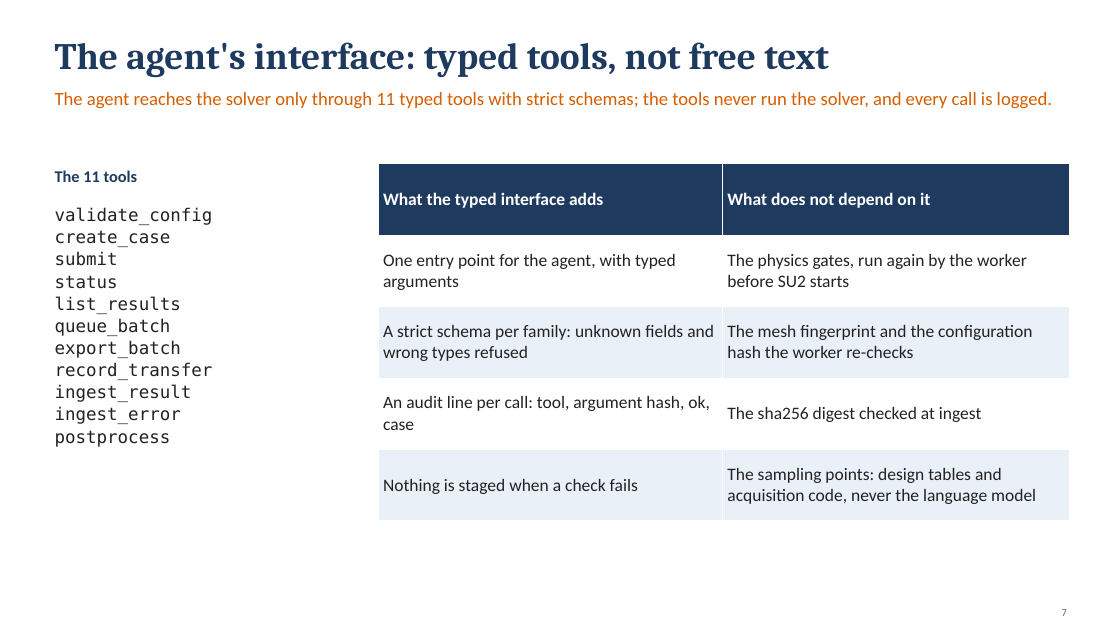
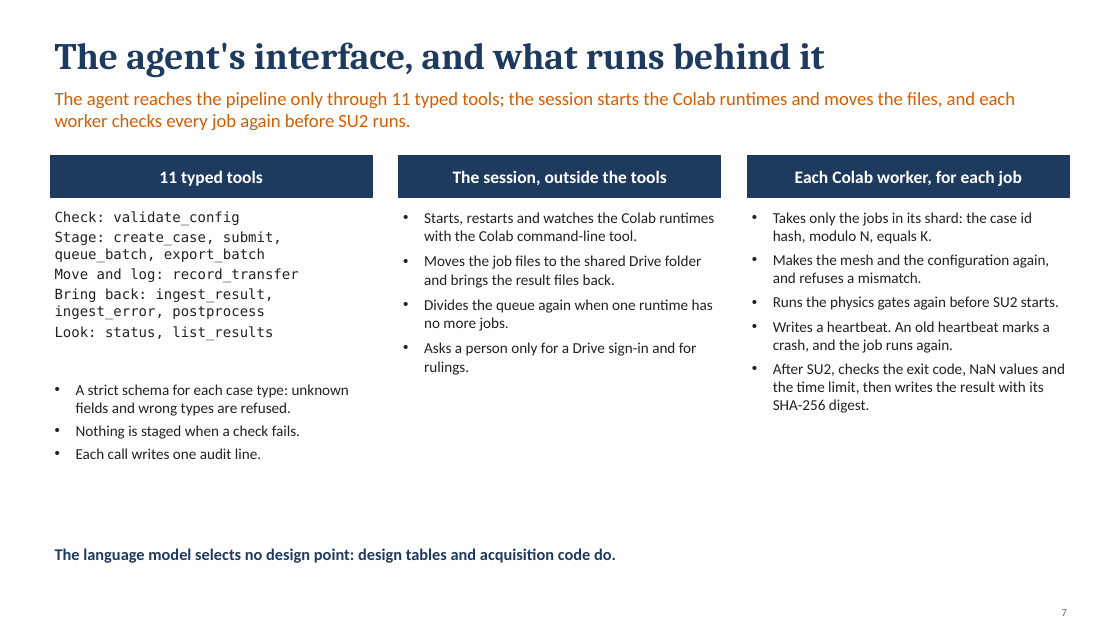
Before and after one commit to emarinhoss/ai-engineering, a slide deck: slide 7 of docs/talk/deck_drone_v3.pptx. Drawn at 1120x630 pixels with LibreOffice and Linux fonts; fonts in the diff are those of the drawing. Boxes give left, top, right and bottom in pixels: in the first picture for what was removed or moved away, otherwise in the second. Text is boxed around its words. In the diff, an @@ line names an element or a change of style, - is before the commit and + after.

```diff
--- a/docs/talk/deck_drone_v3.pptx
+++ b/docs/talk/deck_drone_v3.pptx
@@ title at [55,42,824,77]: text changed @@
-The agent's interface: typed tools, not free text
+The agent's interface, and what runs behind it
@@ text at [55,92,1015,131]: text changed @@
-The agent reaches the solver only through 11 typed tools with strict schemas; the tools never run the solver, and every call is logged.
+The agent reaches the pipeline only through 11 typed tools; the session starts the Colab runtimes and moves the files, and each worker checks every job again before SU2 runs.
@@ rectangle "11 typed tools": place and size @@
-rectangle "11 typed tools" at [55,170,138,182]
+rectangle "11 typed tools" at [50,155,372,197]
@@ rectangle "11 typed tools" at [50,155,372,197]: vertical alignment top to middle; fill none to #1F3A5F; outline none to #1F3A5F 1.25 pt @@
@@ text in rectangle at [159,170,263,186]: text changed; size 14 to 15 pt; text colour #1F3A5F to #FFFFFF @@
-The 11 tools
+11 typed tools
@@ table removed at [378,164,1070,521], 5 rows, 2 columns @@
-What the typed interface adds | What does not depend on it
-One entry point for the agent, with typed arguments | The physics gates, run again by the worker before SU2 starts
-A strict schema per family: unknown fields and wrong types refused | The mesh fingerprint and the configuration hash the worker re-checks
-An audit line per call: tool, argument hash, ok, case | The sha256 digest checked at ingest
-Nothing is staged when a check fails | The sampling points: design tables and acquisition code, never the language model
@@ rectangle added at [399,155,721,197], fill #1F3A5F, outline #1F3A5F 1.25 pt, 15 pt, text #FFFFFF, bold @@
+The session, outside the tools
@@ rectangle added at [748,155,1070,197], fill #1F3A5F, outline #1F3A5F 1.25 pt, 15 pt, text #FFFFFF, bold @@
+Each Colab worker, for each job
@@ text at [55,211,298,340]: text changed; size 15 to 12 pt @@
-validate_config
-create_case
-submit
-status
-list_results
-queue_batch
-export_batch
-record_transfer
-ingest_result
-ingest_error
-postprocess
+Check: validate_config
+Stage: create_case, submit, queue_batch, export_batch
+Move and log: record_transfer
+Bring back: ingest_result, ingest_error, postprocess
+Look: status, list_results
@@ text added at [424,212,714,375], 13 pt, text #222222 @@
+• Starts, restarts and watches the Colab runtimes with the Colab command-line tool.
+• Moves the job files to the shared Drive folder and brings the result files back.
+• Divides the queue again when one runtime has no more jobs.
+• Asks a person only for a Drive sign-in and for rulings.
@@ text added at [773,212,1065,413], 13 pt, text #222222 @@
+• Takes only the jobs in its shard: the case id hash, modulo N, equals K.
+• Makes the mesh and the configuration again, and refuses a mismatch.
+• Runs the physics gates again before SU2 starts.
+• Writes a heartbeat. An old heartbeat marks a crash, and the job runs again.
+• After SU2, checks the exit code, NaN values and the time limit, then writes the result with its SHA-256 digest.
@@ text added at [76,384,349,459], 13 pt, text #222222 @@
+• A strict schema for each case type: unknown fields and wrong types are refused.
+• Nothing is staged when a check fails.
+• Each call writes one audit line.
@@ text added at [55,548,616,563], 14 pt, text #1F3A5F, bold @@
+The language model selects no design point: design tables and acquisition code do.
```
Also in this commit, not shown: 4 other files.
